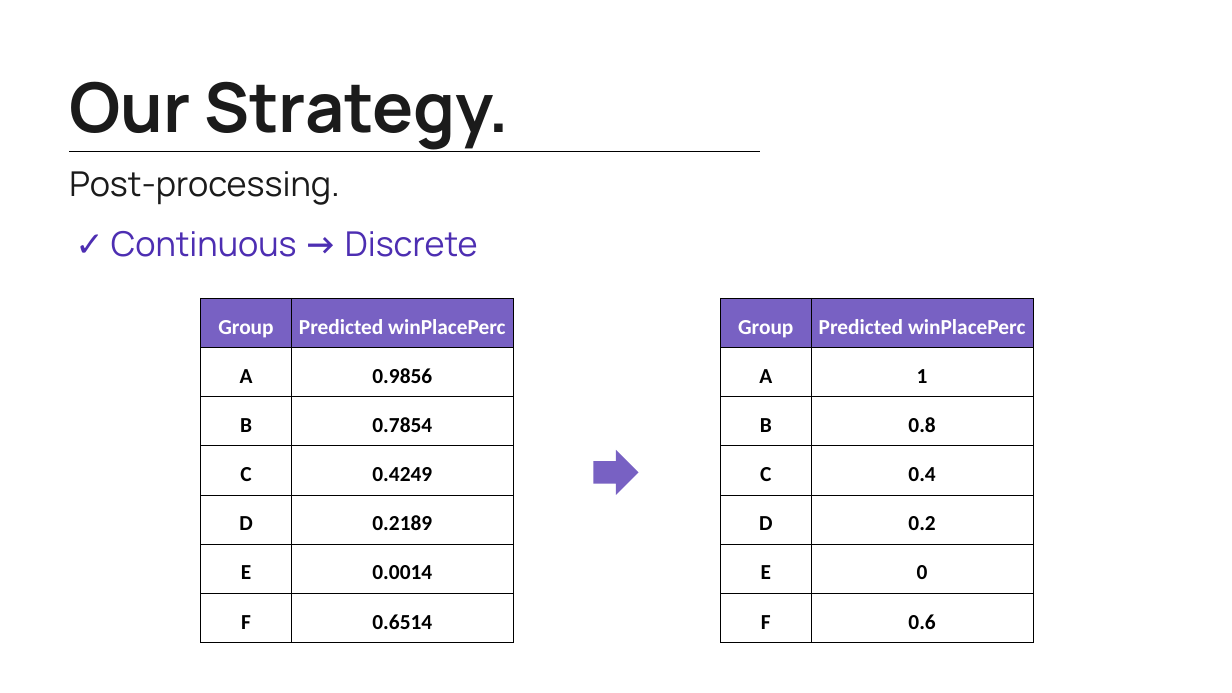
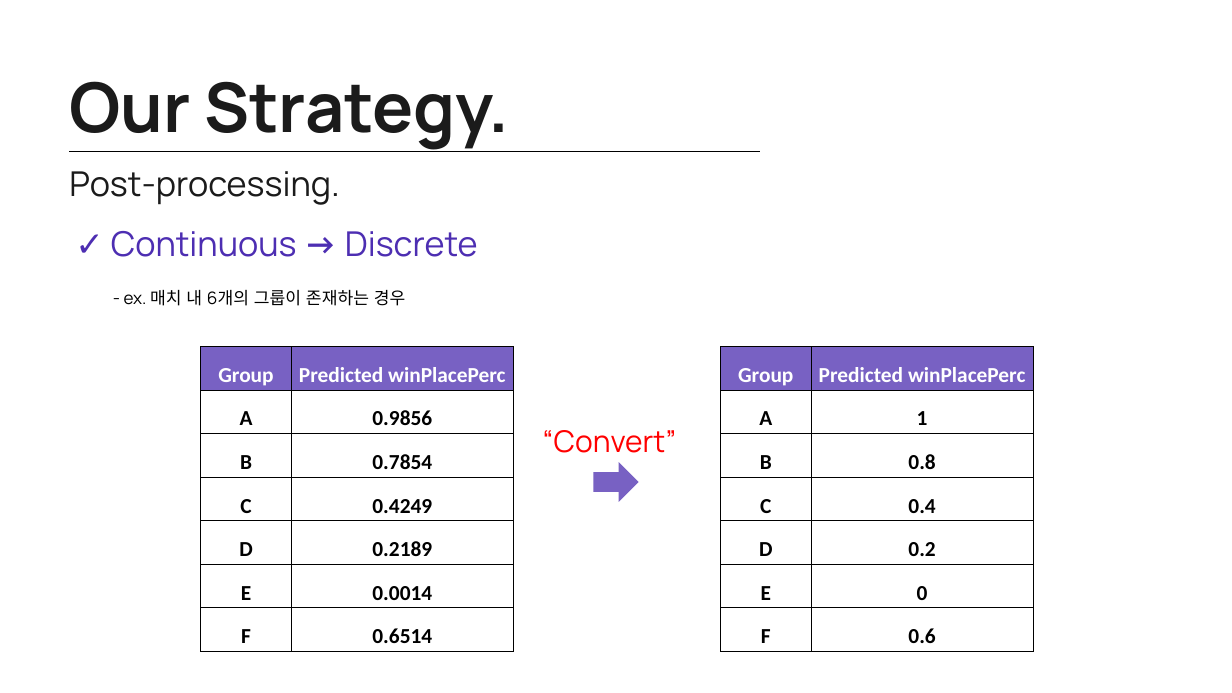
Before and after one commit to mg4432/Kaggle-Battle-ground, a slide deck: slide 19 of project/final/report.pptx. Drawn at 1232x693 pixels with LibreOffice and Linux fonts; fonts in the diff are those of the drawing. Boxes give left, top, right and bottom in pixels: in the first picture for what was removed or moved away, otherwise in the second. Text is boxed around its words. In the diff, an @@ line names an element or a change of style, - is before the commit and + after.

```diff
--- a/project/final/report.pptx
+++ b/project/final/report.pptx
@@ text added at (124,290,406,306), 20 pt, text #000000 @@
+- ex. 매치 내 6개의 그룹이 존재하는 경우
@@ table: place and size @@
-table at (201,298,513,642)
+table at (201,346,513,649)
@@ table: place and size @@
-table at (721,298,1033,642)
+table at (721,346,1033,649)
@@ text added at (542,430,676,453), 35 pt, text #FF0000 @@
+“Convert”
@@ right arrow: place and size @@
-right arrow at (593,450,638,495)
+right arrow at (593,462,638,501)
```
Also in this commit, not shown: 4 other slides changed, 2 other files.
